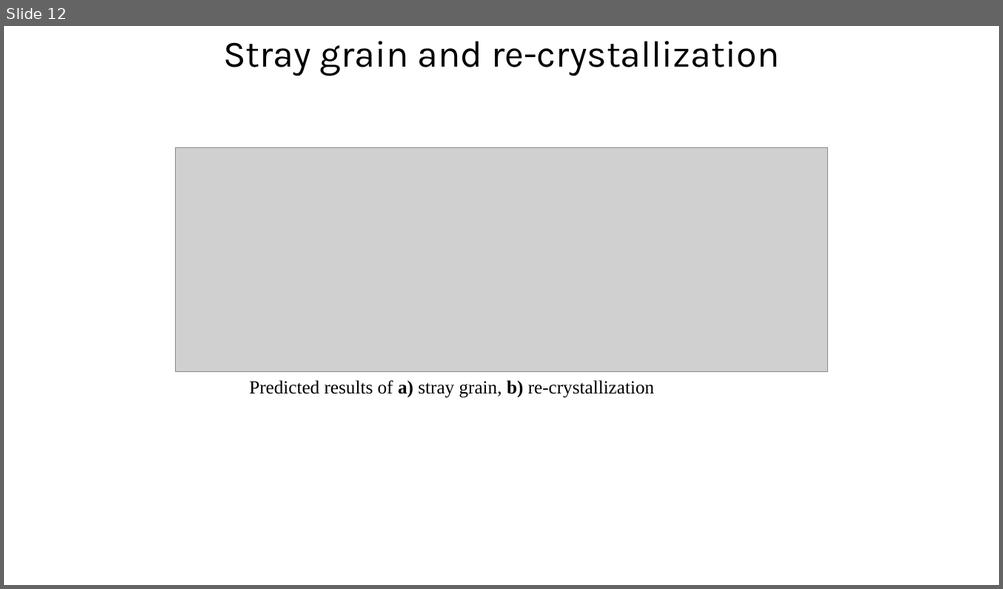
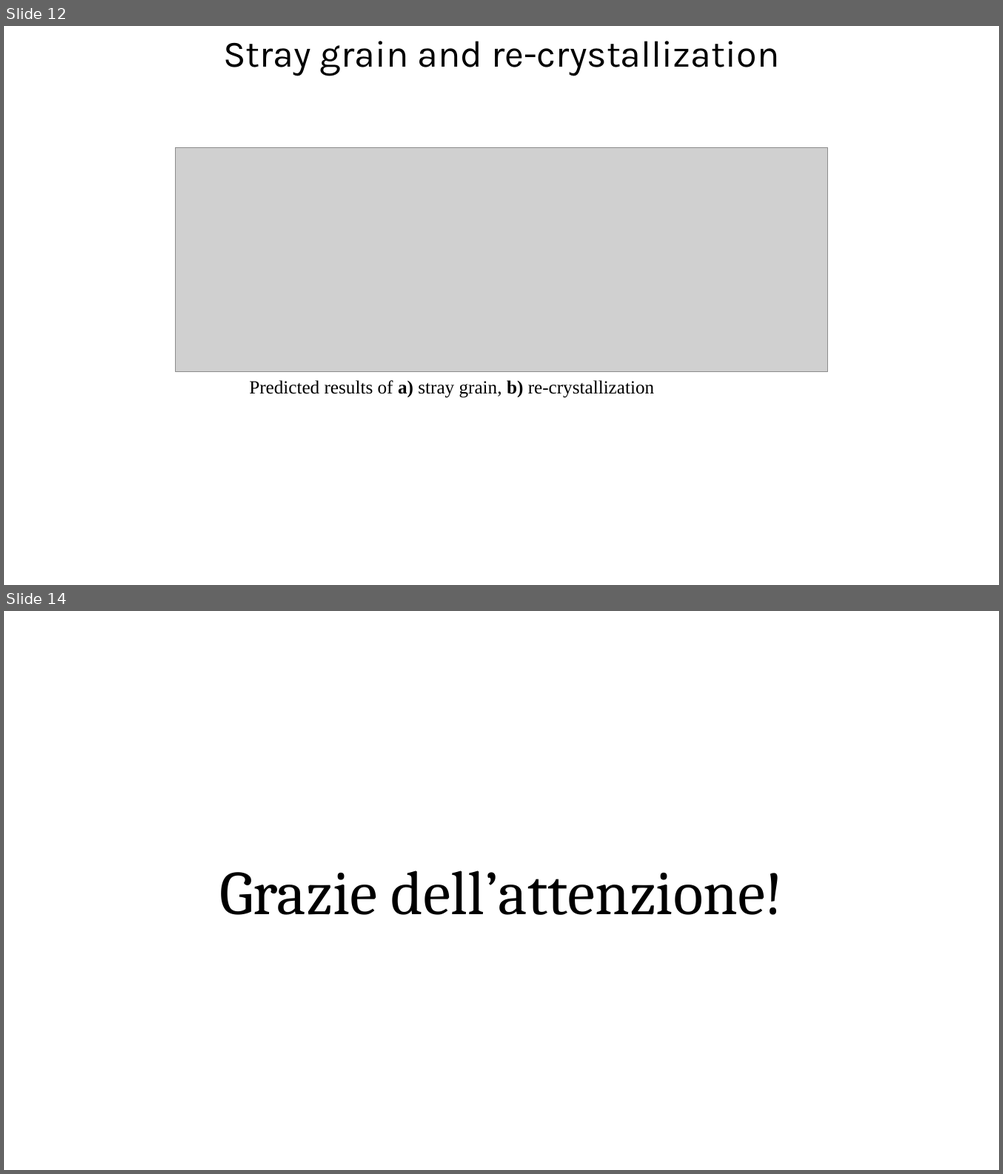
Before and after one commit to Stan-Stanman/tesi_latex, a slide deck: powerpoint/Presentazione_elaborato_tesi.pptx. Shown one above the other, each under a label of ours: slide 12 before the commit, slides 12 and 14 after it; the slides between them are not shown. The pictures are 1003x589 and 1003x1174 pixels, drawn with LibreOffice and Linux fonts; fonts in the diff are those of the drawing; grey boxes stand for pictures. Boxes give left, top, right and bottom in pixels: in the first picture for what was removed or moved away, otherwise in the second. Text is boxed around its words. In the diff, an @@ line names an element or a change of style, - is before the commit and + after.

```diff
--- a/powerpoint/Presentazione_elaborato_tesi.pptx
+++ b/powerpoint/Presentazione_elaborato_tesi.pptx
@@ slide 14 added at bbox=[4, 611, 999, 1170], background #FFFFFF @@
@@ text added at bbox=[220, 871, 783, 915], 60 pt, text #000000 @@
+Grazie dell’attenzione!
```
Also in this commit, not shown: 1 slide changed, 1 other slide added, 4 other files.
